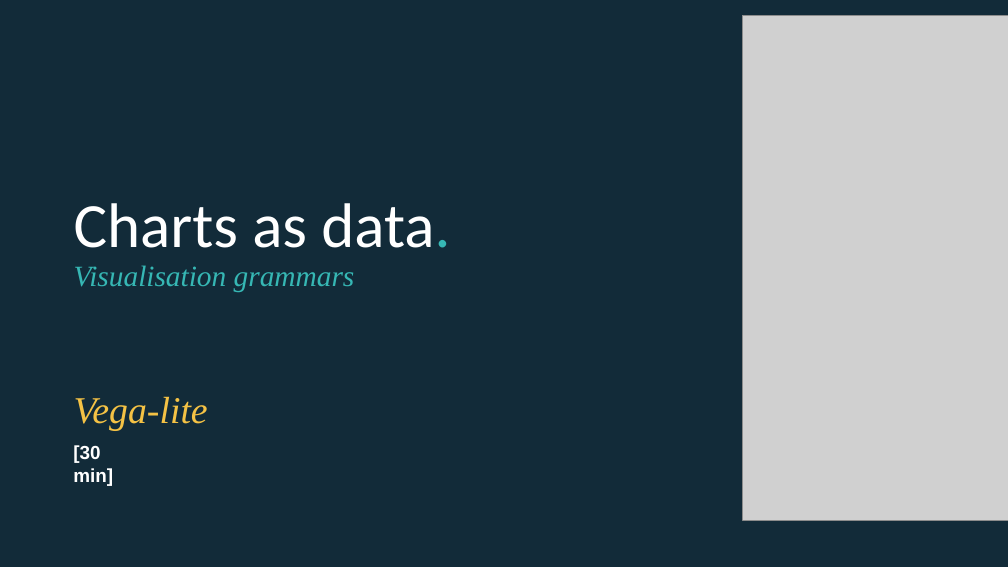
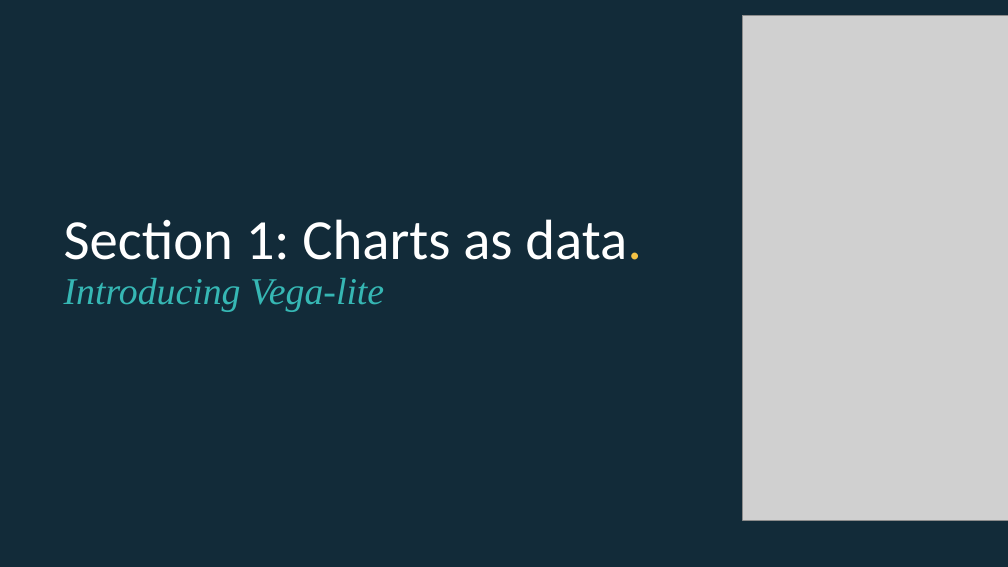
Before and after one commit to EconomicsObservatory/courses, a slide deck: slide 14 of 1/1_Charts_as_data.pptx (slide 32 before the commit). Drawn at 1008x567 pixels with LibreOffice and Linux fonts; fonts in the diff are those of the drawing; grey boxes stand for pictures. Boxes give left, top, right and bottom in pixels: in the first picture for what was removed or moved away, otherwise in the second. Text is boxed around its words. In the diff, an @@ line names an element or a change of style, - is before the commit and + after.

```diff
--- a/1/1_Charts_as_data.pptx
+++ b/1/1_Charts_as_data.pptx
@@ title at [64, 219, 642, 312]: text changed; size 28 to 54 pt; font Times New Roman to Calibri; text colour #36B7B4 to #FFFFFF; italic off @@
-Charts as data.
-Visualisation grammars
+Section 1: Charts as data.
+Introducing Vega-lite
@@ text removed at [74, 396, 208, 430] @@
-Vega-lite
@@ text removed at [73, 445, 113, 486] @@
-[30 min]
```
Also in this commit, not shown: 3 other slides changed, 22 slides added, 27 slides removed, 2 other files.
